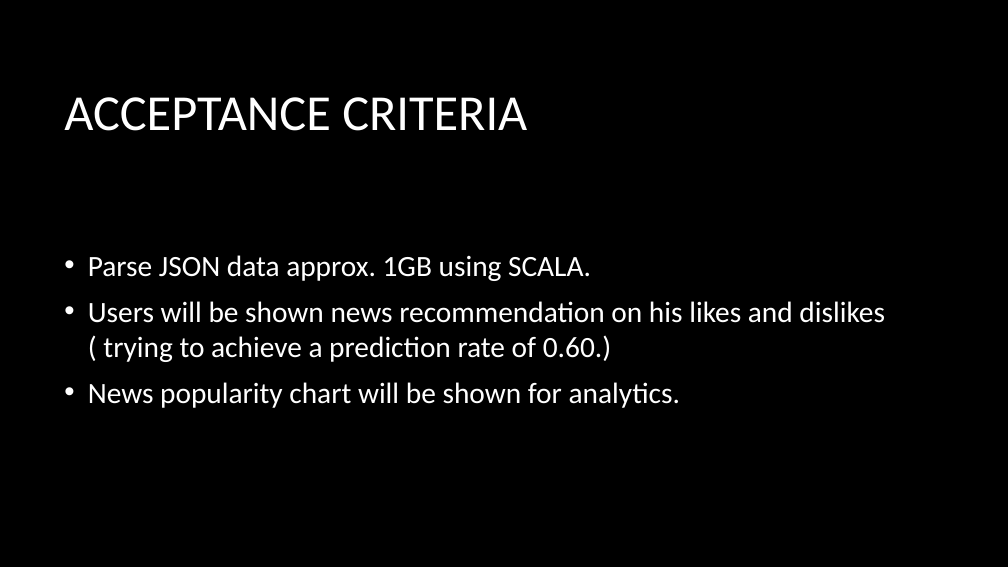
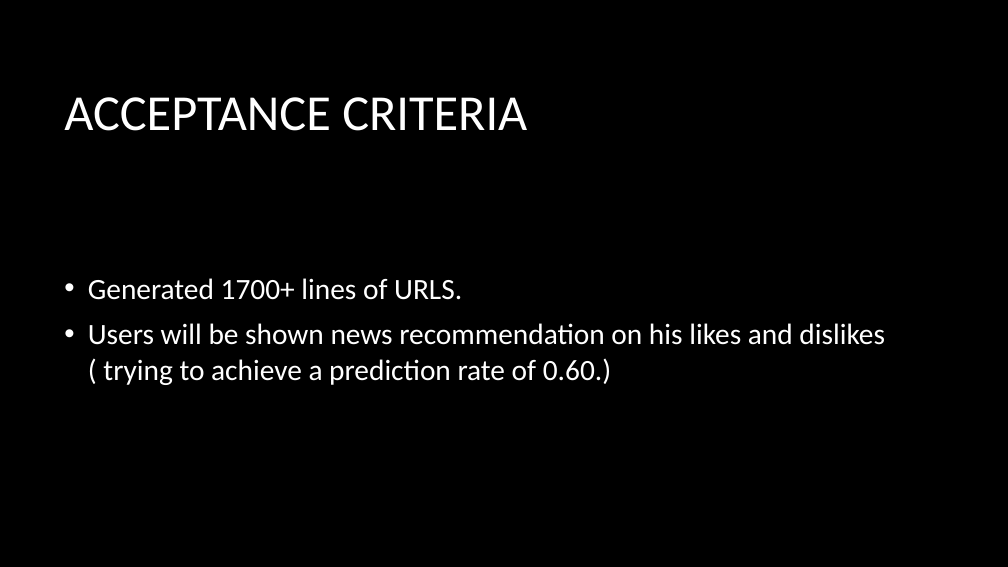
Before and after one commit to Nehaghate285/NewsAnalytics, a slide deck: slide 13 of News Analytics.pptx (slide 7 before the commit). Drawn at 1008x567 pixels with LibreOffice and Linux fonts; fonts in the diff are those of the drawing; background and template pictures are left out. Boxes give left, top, right and bottom in pixels: in the first picture for what was removed or moved away, otherwise in the second. Text is boxed around its words. In the diff, an @@ line names an element or a change of style, - is before the commit and + after.

```diff
--- a/News Analytics.pptx
+++ b/News Analytics.pptx
@@ text at [88,278,462,300]: text changed @@
-• Parse JSON data approx. 1GB using SCALA.
+• Generated 1700+ lines of URLS.
@@ text at [88,382,680,408]: paragraph removed @@
-• News popularity chart will be shown for analytics.
```
Also in this commit, not shown: 5 other slides changed, 9 slides added.
